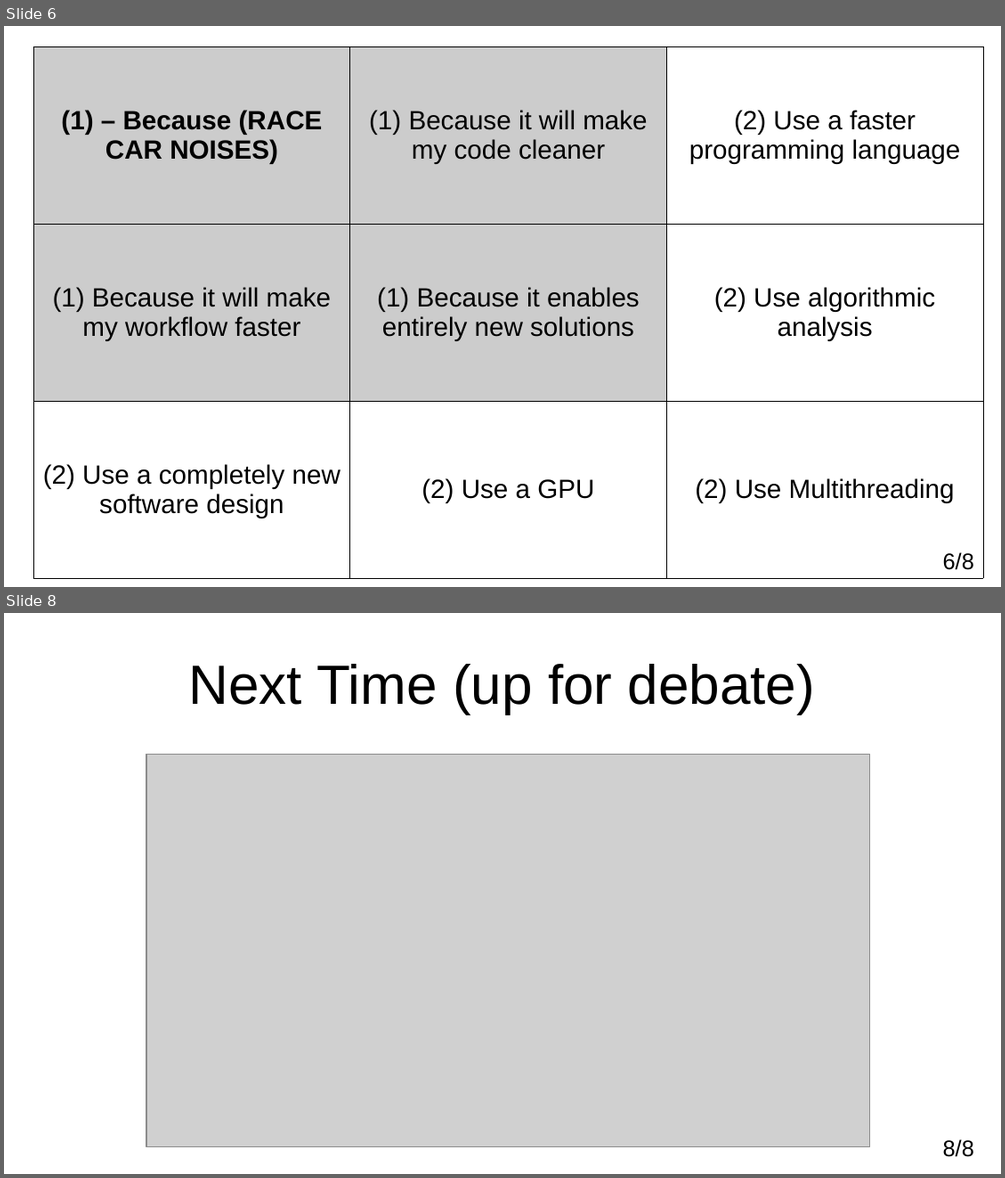
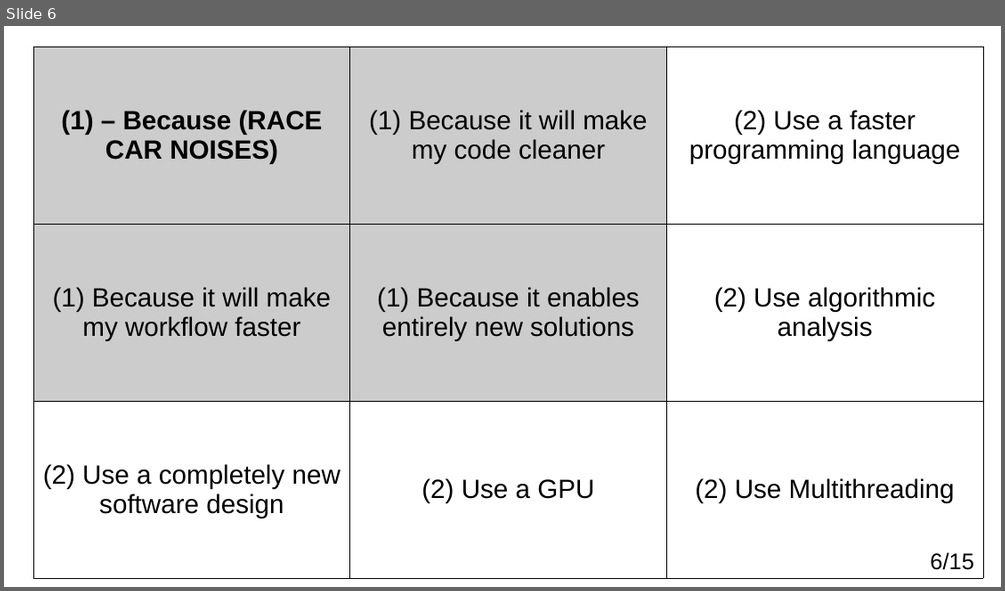
Before and after one commit to adamkewley/rse-meetups, a slide deck: 6_Performance/PresentationSlides.odp. Shown one above the other, each under a label of ours: slides 6 and 8 before the commit, slide 6 after it; the slides between them are not shown. The pictures are 1005x1178 and 1005x591 pixels, drawn with LibreOffice and Linux fonts; fonts in the diff are those of the drawing; grey boxes stand for pictures. Boxes give left, top, right and bottom in pixels: in the first picture for what was removed or moved away, otherwise in the second. Text is boxed around its words. In the diff, an @@ line names an element or a change of style, - is before the commit and + after.

```diff
--- a/6_Performance/PresentationSlides.odp
+++ b/6_Performance/PresentationSlides.odp
@@ slide 8 removed at (x1=4, y1=613, x2=1001, y2=1174), background #FFFFFF @@
@@ title removed at (x1=189, y1=664, x2=815, y2=714) @@
-Next Time (up for debate)
@@ picture removed at (x1=146, y1=755, x2=870, y2=1148) @@
@@ page number removed at (x1=943, y1=1139, x2=974, y2=1157) @@
-8/8
@@ page number at (x1=930, y1=552, x2=973, y2=570): text changed @@
-6/8
+6/15
```
Also in this commit, not shown: 1 slide changed, 8 slides added, 4 other files.
